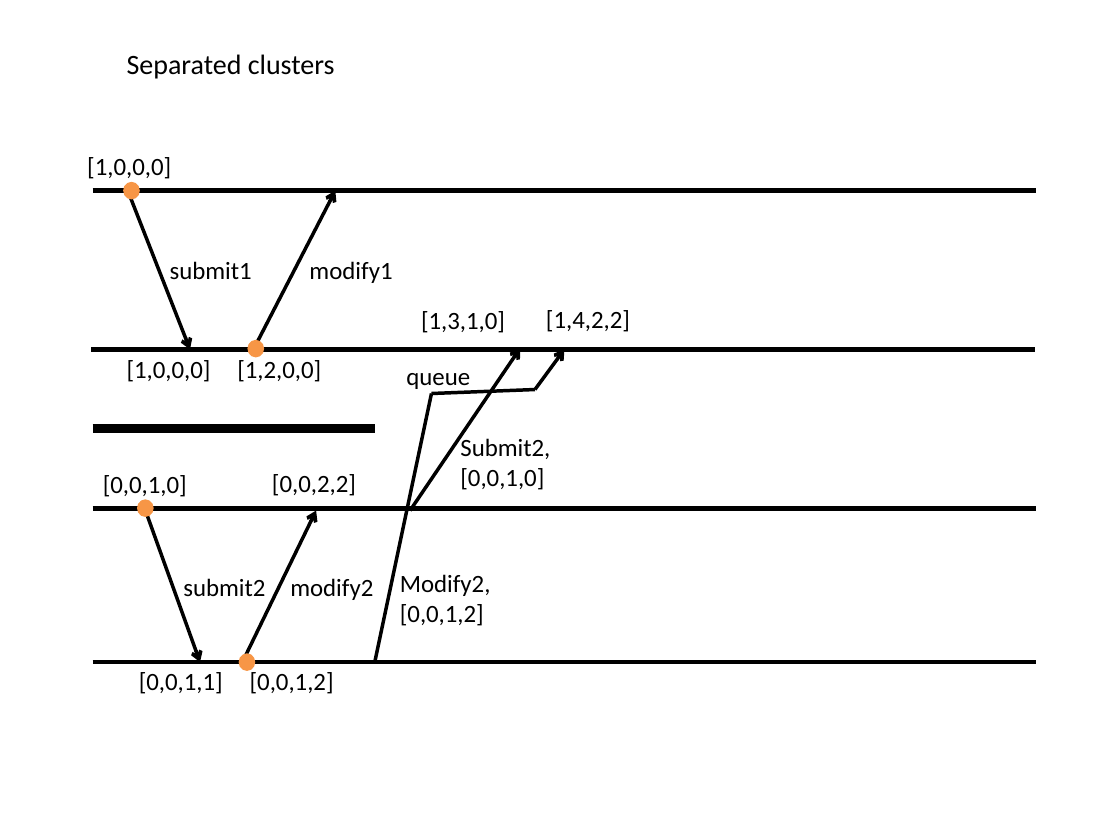
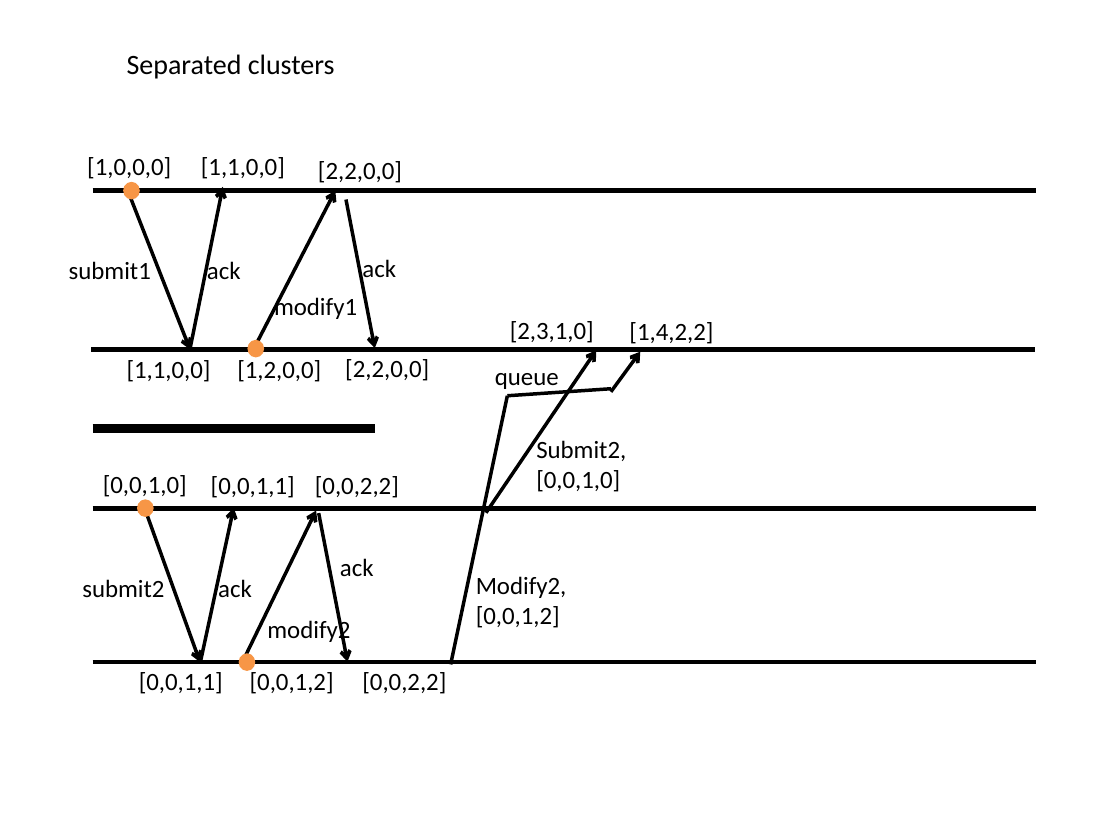
Before and after one commit to tjeromin/Distributed-Systems, a slide deck: slide 1 of Lab3/Slides, etc/vector_clocks_timeline.pptx. Drawn at 1120x840 pixels with LibreOffice and Linux fonts; fonts in the diff are those of the drawing. Boxes give left, top, right and bottom in pixels: in the first picture for what was removed or moved away, otherwise in the second. Text is boxed around its words. In the diff, an @@ line names an element or a change of style, - is before the commit and + after.

Commit message:
slides updated

```diff
--- a/Lab3/Slides, etc/vector_clocks_timeline.pptx
+++ b/Lab3/Slides, etc/vector_clocks_timeline.pptx
@@ text added at [201, 157, 285, 179], 16 pt, text #000000 @@
+[1,1,0,0]
@@ text added at [318, 161, 402, 183], 16 pt, text #000000 @@
+[2,2,0,0]
@@ arrow added from (190, 349) to (223, 187), #000000 2.25 pt @@
@@ arrow added from (346, 199) to (375, 348), #000000 2.25 pt @@
@@ text "submit1": place and size @@
-text "submit1" at [170, 261, 252, 280]
+text "submit1" at [69, 261, 151, 280]
@@ text added at [207, 259, 241, 279], 16 pt, text #000000 @@
+ack
@@ text added at [362, 259, 396, 283], 16 pt, text #000000 @@
+ack
@@ text "modify1": place and size @@
-text "modify1" at [309, 261, 392, 283]
+text "modify1" at [274, 294, 357, 319]
@@ text at [510, 321, 594, 343]: text changed @@
-[1,3,1,0]
+[2,3,1,0]
@@ text "[1,4,2,2]": place and size @@
-text "[1,4,2,2]" at [546, 310, 630, 332]
+text "[1,4,2,2]" at [629, 322, 713, 344]
@@ text added at [345, 359, 429, 381], 16 pt, text #000000 @@
+[2,2,0,0]
@@ text "queue": place and size @@
-text "queue" at [406, 373, 470, 391]
+text "queue" at [495, 373, 559, 391]
@@ arrow moved from (410, 511) - (521, 348) to (486, 513) - (596, 351) @@
@@ arrow moved from (535, 390) - (564, 349) to (610, 392) - (641, 352) @@
@@ text at [127, 360, 211, 382]: text changed @@
-[1,0,0,0]
+[1,1,0,0]
@@ 2 texts, 2 lines: place and size @@
-2 texts, 2 lines at [375, 390, 550, 662]
+2 texts, 2 lines at [450, 389, 626, 664]
@@ text added at [211, 476, 295, 498], 16 pt, text #000000 @@
+[0,0,1,1]
@@ text "[0,0,2,2]": place and size @@
-text "[0,0,2,2]" at [272, 474, 356, 496]
+text "[0,0,2,2]" at [315, 476, 399, 498]
@@ arrow added from (200, 660) to (234, 507), #000000 2.25 pt @@
@@ arrow added from (319, 513) to (347, 662), #000000 2.25 pt @@
@@ text "submit2": place and size @@
-text "submit2" at [183, 578, 265, 597]
+text "submit2" at [82, 579, 164, 598]
@@ text added at [340, 558, 374, 576], 16 pt, text #000000 @@
+ack
@@ text added at [218, 576, 252, 598], 16 pt, text #000000 @@
+ack
@@ text "modify2" rewrapped from [290, 578, 373, 600] to [267, 618, 350, 644] @@
@@ text added at [362, 672, 446, 694], 16 pt, text #000000 @@
+[0,0,2,2]
```
Also in this commit, not shown: 2 other slides changed.
